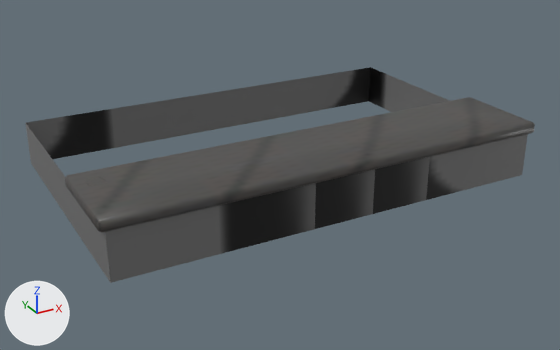
The COLLADA model apps/game/public/stages/st00/model/model_04.dae: old version first, new version second.
Both versions are drawn from a camera (50 mm lens) standing at (-815.0, -1954.0, 3150.0) and looking at (2270.0, 3655.0, 346.0). Every picture has the same lights, and +X, +Y and +Z are marked at lower left. The picture after the commit comes second.

In view in the first picture: 'Joint_0_Object_0', 'Joint_0_Object_2' and 1 more.
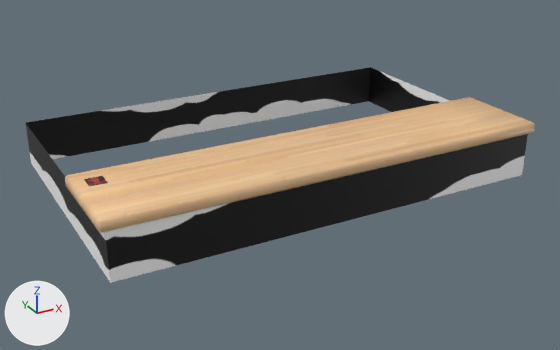
Boxes (x1, y1, x2, y2) around the edits, measured in the pictures (560 x 350 px):
```json
{"object": "Joint_0_Object_0", "change": "surface changed", "before": [26, 69, 528, 283], "after": [26, 69, 528, 283]}
{"object": "Joint_0_Object_2", "change": "surface changed", "before": [65, 97, 535, 233], "after": [65, 97, 535, 233], "on screen": "grey to beige"}
```

Scene script edits in JSON lines:
```json
{"op": "add", "block": "img_model_04_texture_1_cmp_png_001", "code": ["img_model_04_texture_1_cmp_png_001 = load_image('model_04_Texture_1_CMP.png.001', 'model_04_Texture_1_CMP.png', 256, 256, 'sRGB')"]}
{"op": "add", "block": "img_model_04_texture_0_i4_png", "code": ["img_model_04_texture_0_i4_png = load_image('model_04_Texture_0_I4.png', 'model_04_Texture_0_I4.png', 256, 256, 'sRGB')"]}
{"op": "set", "path": "mat_material_f17baf75.texture", "old": "img_texture_0_i4_png", "new": "img_model_04_texture_0_i4_png"}
{"op": "set", "path": "mat_material_80ff8d9a.texture", "old": "img_texture_1_cmp_png_001", "new": "img_model_04_texture_1_cmp_png_001"}
```
